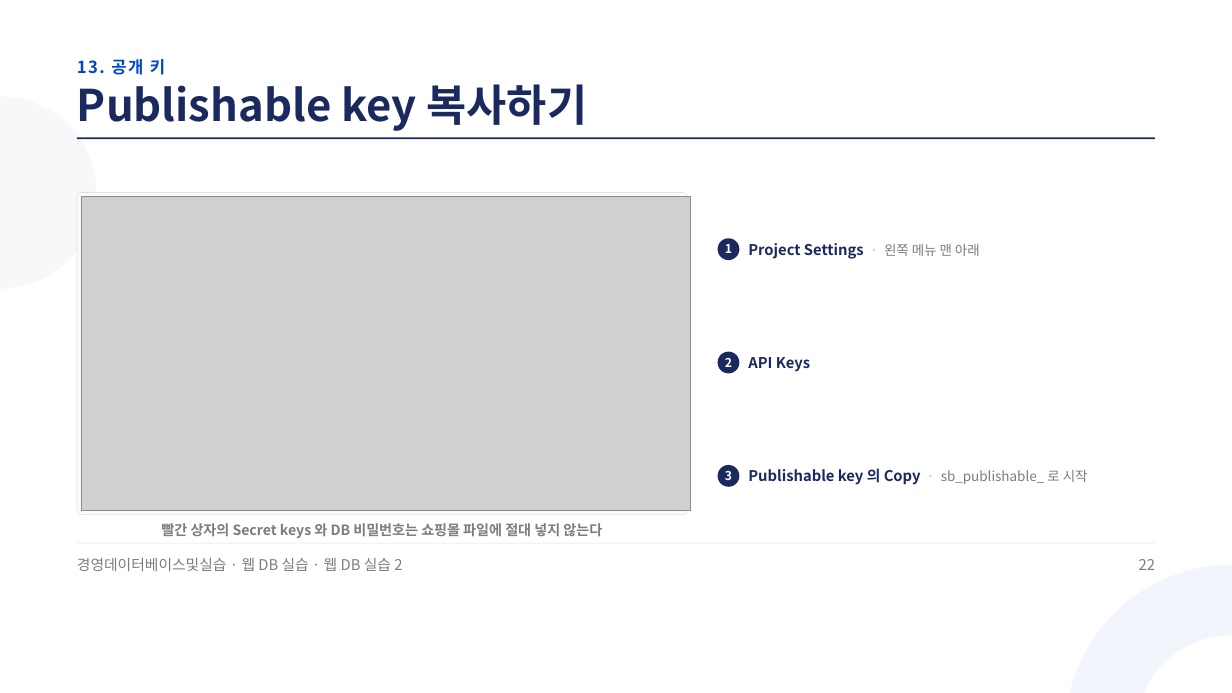
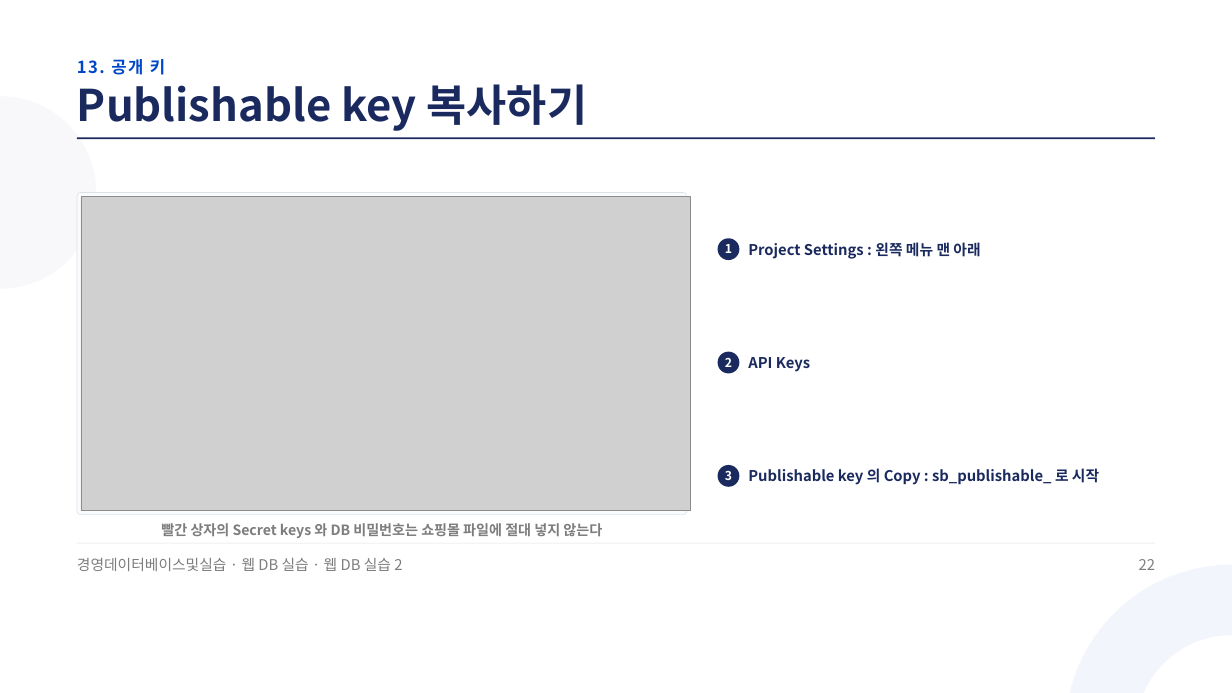
Before and after one commit to jungaistar/materials, a slide deck: slide 22 of koreatech-db/webdb/웹DB실습2_Supabase로_쇼핑몰에_DB_연결하기.pptx. Drawn at 1232x693 pixels with LibreOffice and Linux fonts; fonts in the diff are those of the drawing; grey boxes stand for pictures. Boxes give left, top, right and bottom in pixels: in the first picture for what was removed or moved away, otherwise in the second. Text is boxed around its words. In the diff, an @@ line names an element or a change of style, - is before the commit and + after.

```diff
--- a/koreatech-db/webdb/웹DB실습2_Supabase로_쇼핑몰에_DB_연결하기.pptx
+++ b/koreatech-db/webdb/웹DB실습2_Supabase로_쇼핑몰에_DB_연결하기.pptx
@@ text at bbox=[748, 242, 980, 259]: text changed @@
-Project Settings · 왼쪽 메뉴 맨 아래
+Project Settings : 왼쪽 메뉴 맨 아래
@@ text at bbox=[748, 468, 1099, 485]: text changed @@
-Publishable key 의 Copy · sb_publishable_ 로 시작
+Publishable key 의 Copy : sb_publishable_ 로 시작
```
Also in this commit, not shown: 12 other slides changed.
